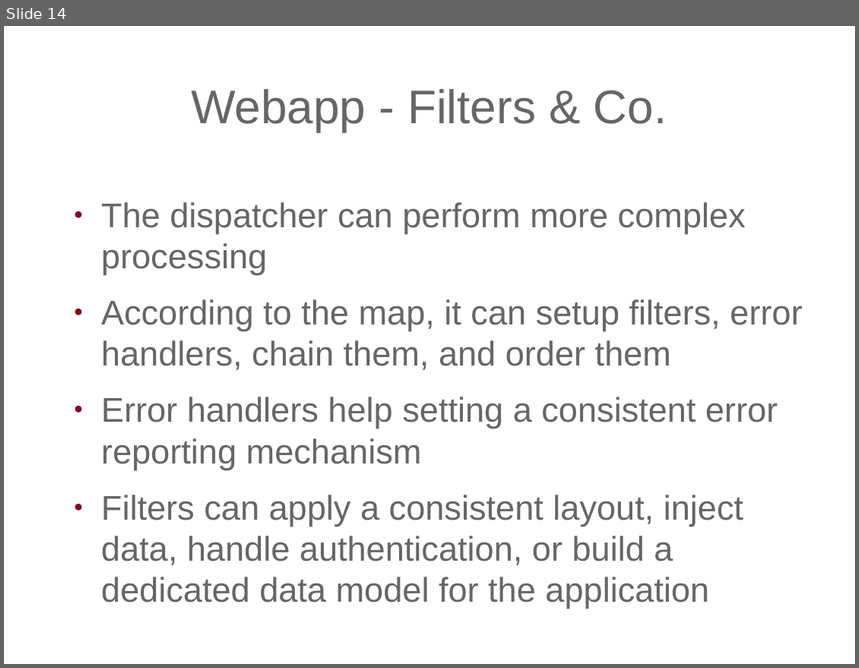
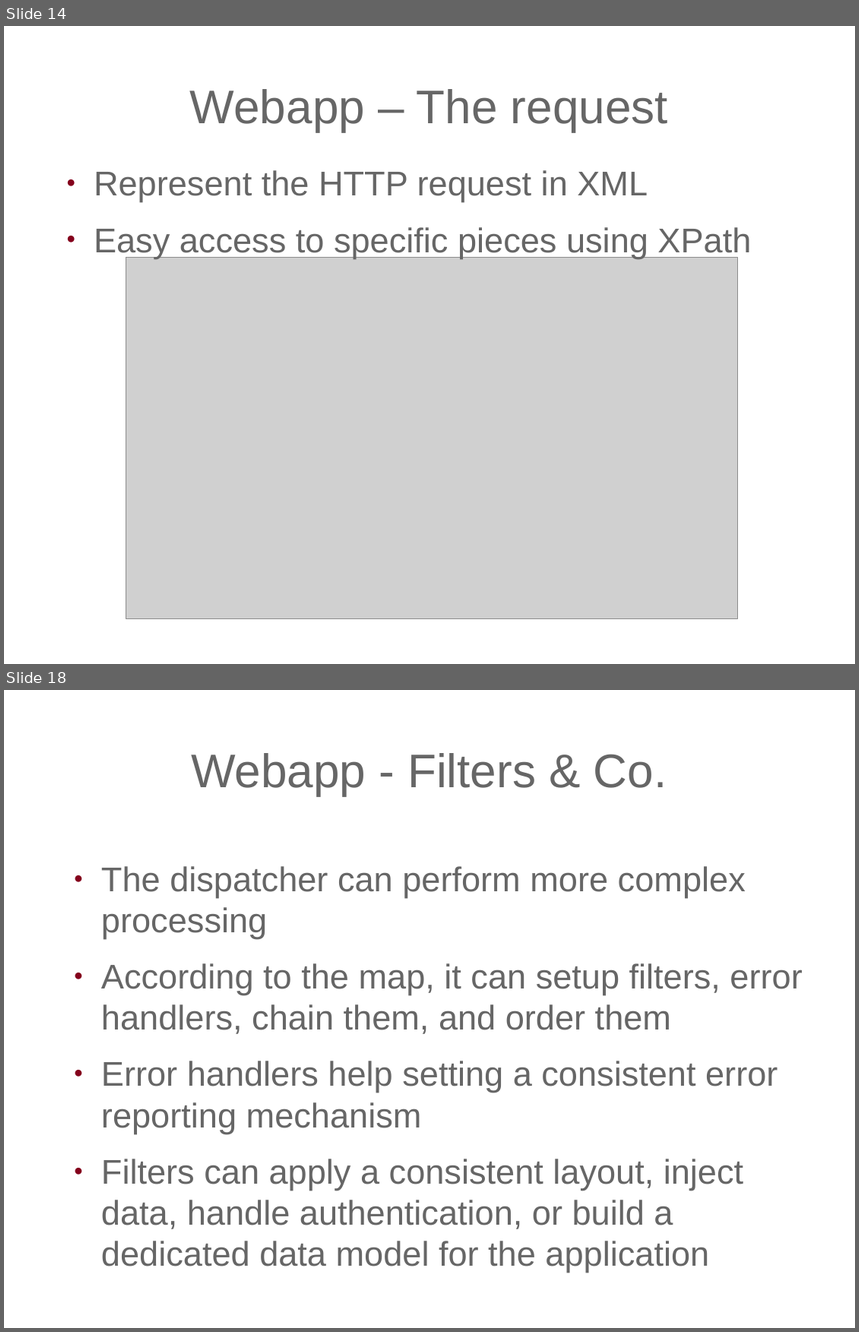
Before and after one commit to expath/expath-www, a slide deck: misc/2011-prague/presentation/fgeorges-servlex.odp. Shown one above the other, each under a label of ours: slide 14 before the commit, slides 14 and 18 after it; the slides between them are not shown. The pictures are 859x668 and 859x1332 pixels, drawn with LibreOffice and Linux fonts; fonts in the diff are those of the drawing; grey boxes stand for pictures; background and template pictures are left out. Boxes give left, top, right and bottom in pixels: in the first picture for what was removed or moved away, otherwise in the second. Text is boxed around its words. In the diff, an @@ line names an element or a change of style, - is before the commit and + after.

```diff
--- a/misc/2011-prague/presentation/fgeorges-servlex.odp
+++ b/misc/2011-prague/presentation/fgeorges-servlex.odp
@@ slide 14 added at box(4, 26, 855, 664), background picture (left out) @@
@@ title added at box(190, 89, 668, 132), 44 pt, text #666666 @@
+Webapp – The request
@@ text added at box(94, 170, 751, 259), 32 pt, text #666666 @@
+● Represent the HTTP request in XML
+● Easy access to specific pieces using XPath
@@ picture added at box(126, 258, 738, 620) @@
@@ what was slide 14 is now slide 18 @@
```
Also in this commit, not shown: 1 slide changed, 3 other slides added.
